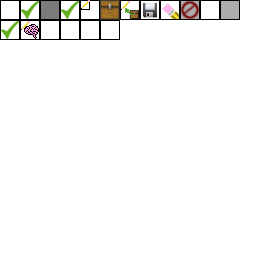
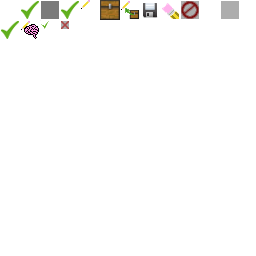
Layer changes from the first 256px x 256px image to the second:
painted on "button_icons_3" over [61, 21, 69, 29]
painted on "button_icons.png" over [41, 21, 69, 29]
hid "BoundariesLayer", painted on it over [0, 0, 240, 40]
